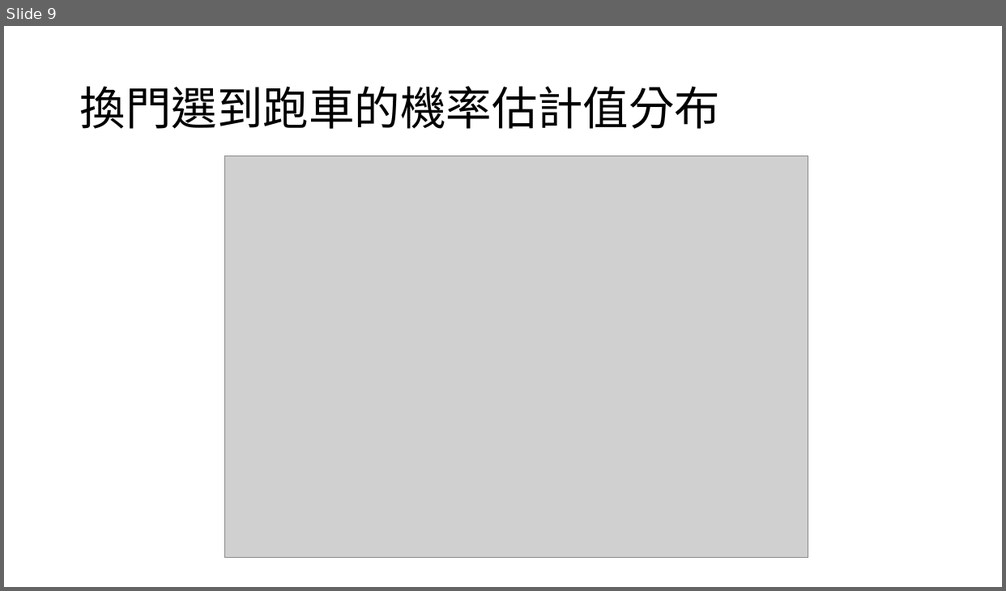
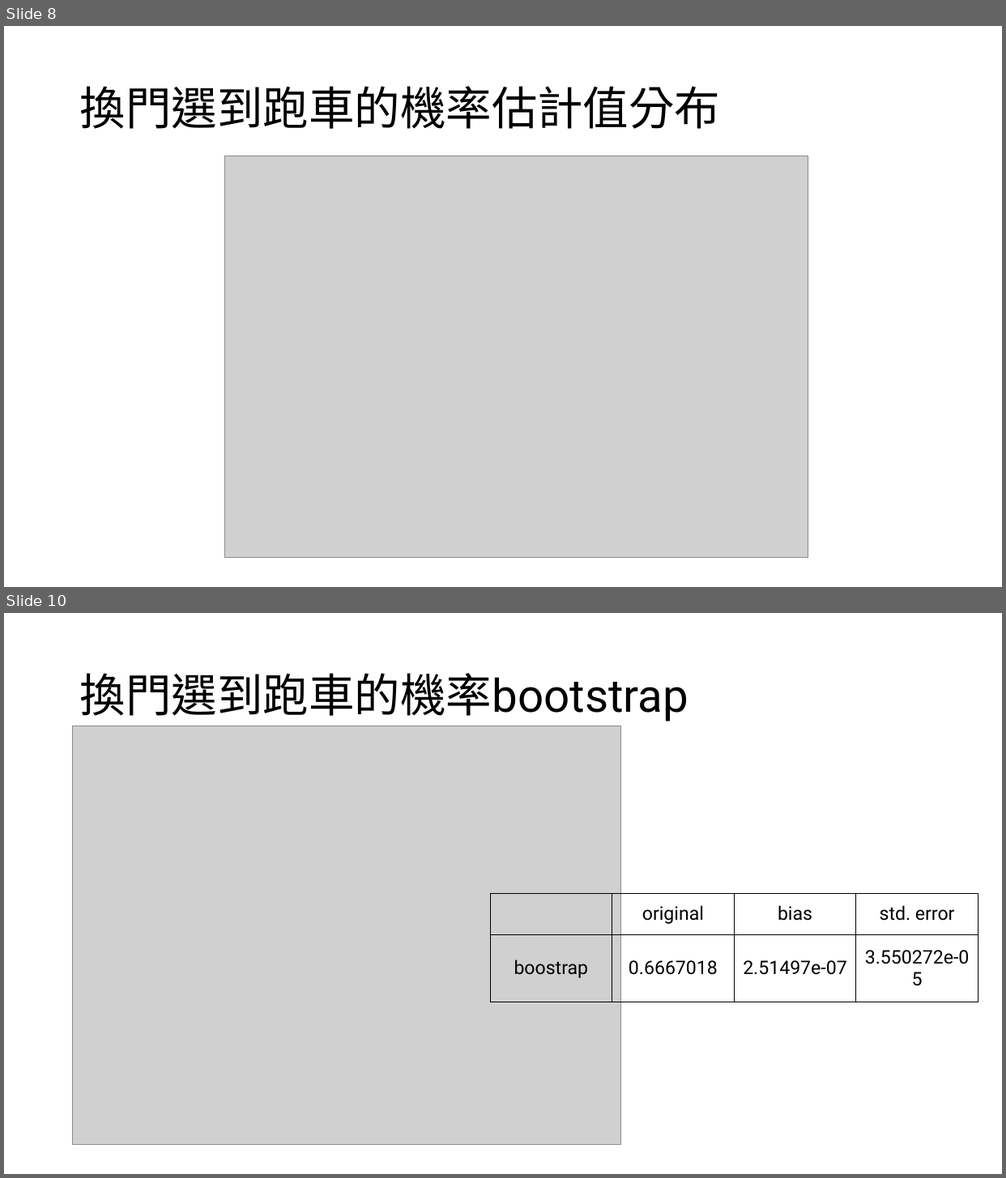
Before and after one commit to Lai-jun-yan/monty-hall-simulation, a slide deck: R/presentation/統計計算.pptx. Shown one above the other, each under a label of ours: slide 9 before the commit, slides 8 and 10 after it; the slides between them are not shown. The pictures are 1006x591 and 1006x1178 pixels, drawn with LibreOffice and Linux fonts; fonts in the diff are those of the drawing; grey boxes stand for pictures. Boxes give left, top, right and bottom in pixels: in the first picture for what was removed or moved away, otherwise in the second. Text is boxed around its words. In the diff, an @@ line names an element or a change of style, - is before the commit and + after.

```diff
--- a/R/presentation/統計計算.pptx
+++ b/R/presentation/統計計算.pptx
@@ slide 10 added at (x1=4, y1=613, x2=1002, y2=1174), background #FFFFFF @@
@@ title added at (x1=80, y1=673, x2=688, y2=722), 44 pt, text #000000 @@
+換門選到跑車的機率bootstrap
@@ picture added at (x1=73, y1=726, x2=621, y2=1144) @@
@@ table added at (x1=490, y1=894, x2=978, y2=1003), 2 rows, 4 columns @@
+ | original | bias | std. error
+boostrap | 0.6667018 | 2.51497e-07 | 3.550272e-05
@@ what was slide 9 is now slide 8 @@
```
Also in this commit, not shown: 3 slides changed, 3 other slides added, 2 slides removed, 2 other files.
